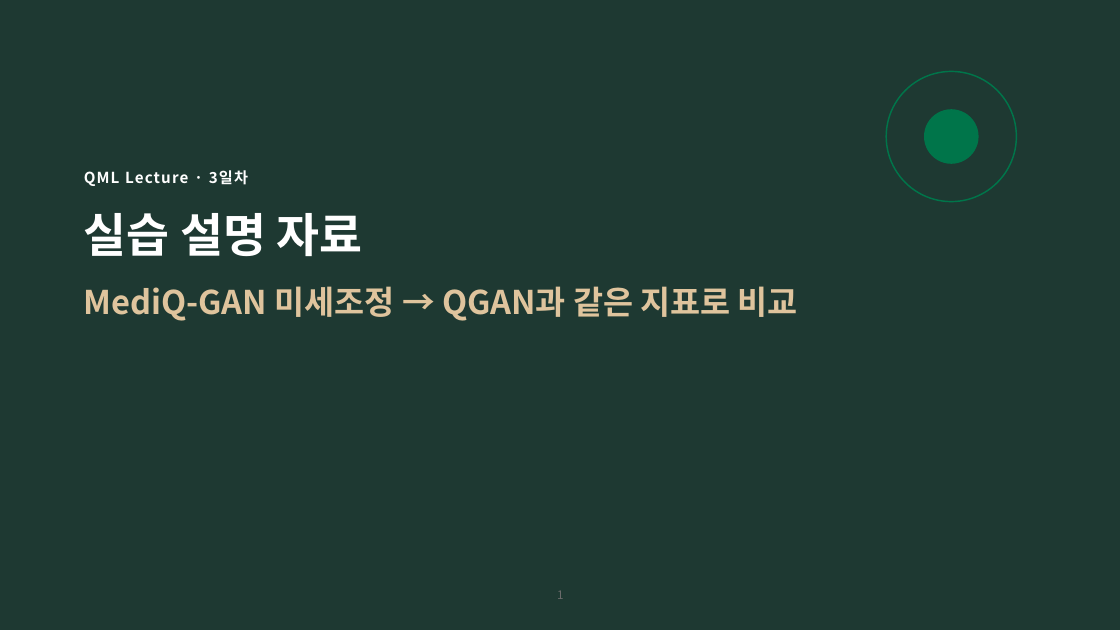
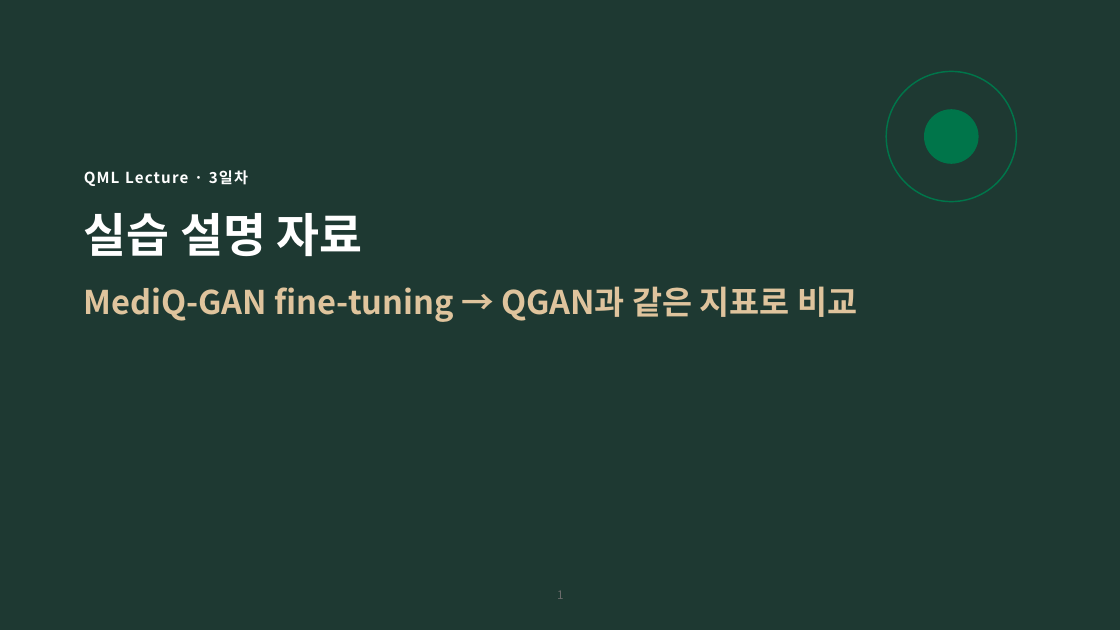
Before and after one commit to hyunhp/skin_disease_qml, a slide deck: slide 1 of practice/day3_slides/day3_practice_slides.pptx. Drawn at 1120x630 pixels with LibreOffice and Linux fonts; fonts in the diff are those of the drawing. Boxes give left, top, right and bottom in pixels: in the first picture for what was removed or moved away, otherwise in the second. Text is boxed around its words. In the diff, an @@ line names an element or a change of style, - is before the commit and + after.

```diff
--- a/practice/day3_slides/day3_practice_slides.pptx
+++ b/practice/day3_slides/day3_practice_slides.pptx
@@ text at bbox=[84, 286, 857, 322]: text changed @@
-MediQ-GAN 미세조정 → QGAN과 같은 지표로 비교
+MediQ-GAN fine-tuning → QGAN과 같은 지표로 비교
```
Also in this commit, not shown: 5 other slides changed, 13 other files.
